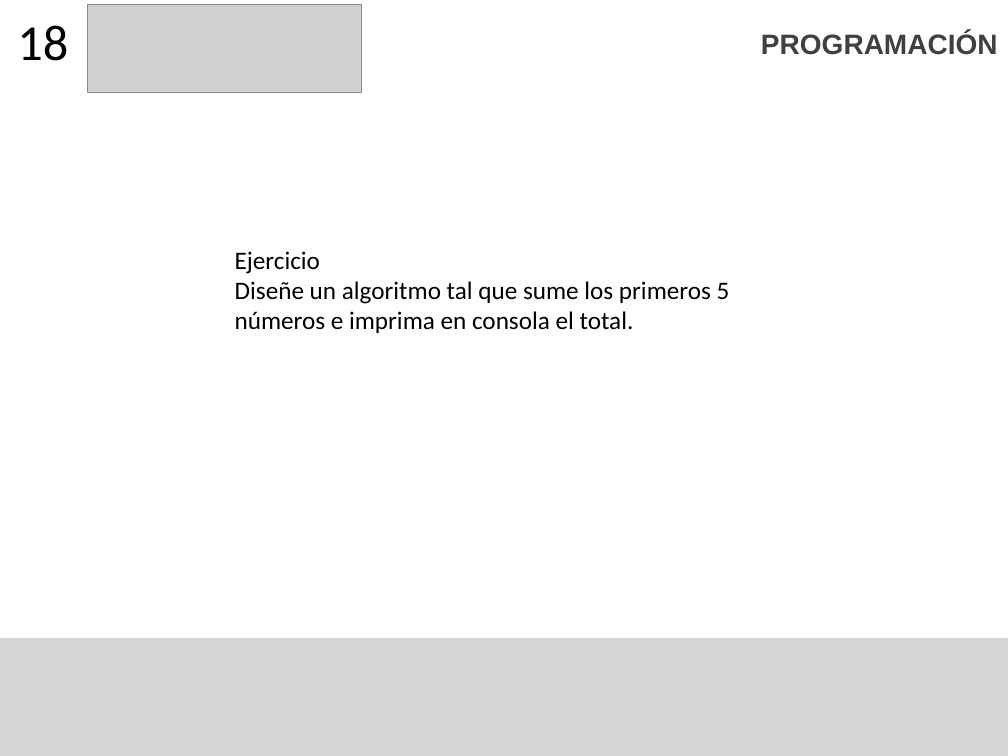
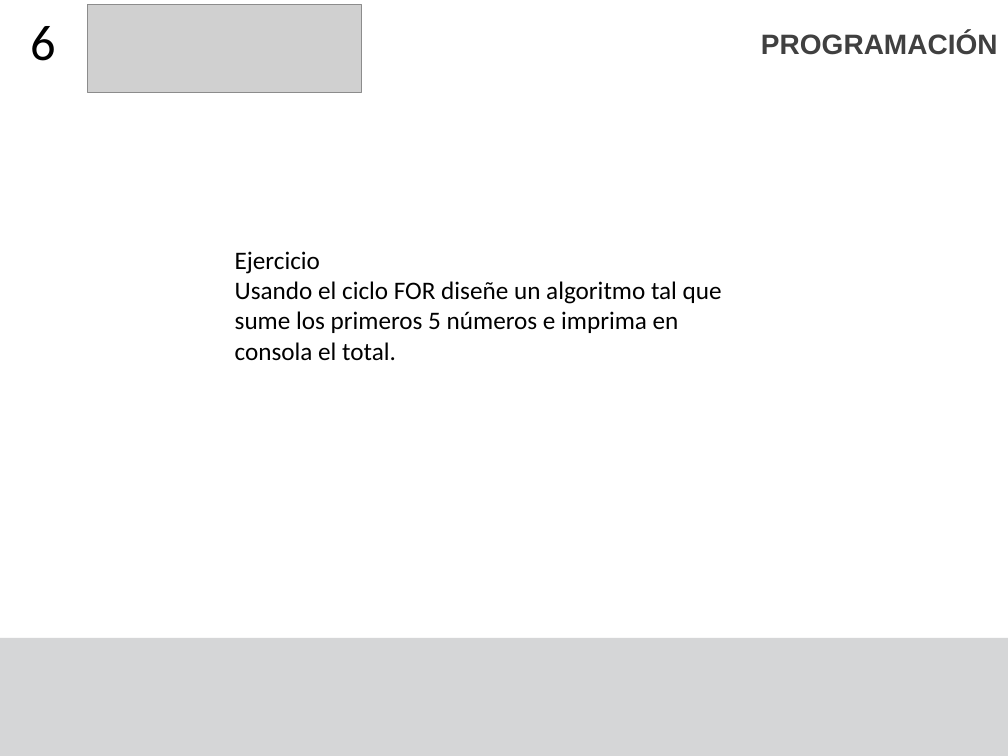
Before and after one commit to F4bian1012/Intro_Programacion, a slide deck: slide 6 of Sesion_5/Condicionales y ciclos.pptx (slide 21 before the commit). Drawn at 1008x756 pixels with LibreOffice and Linux fonts; fonts in the diff are those of the drawing; grey boxes stand for pictures. Boxes give left, top, right and bottom in pixels: in the first picture for what was removed or moved away, otherwise in the second. Text is boxed around its words. In the diff, an @@ line names an element or a change of style, - is before the commit and + after.

```diff
--- a/Sesion_5/Condicionales y ciclos.pptx
+++ b/Sesion_5/Condicionales y ciclos.pptx
@@ title at <box>30,26,56,61</box>: text changed @@
-18
+6
@@ text at <box>235,281,722,361</box>: text changed @@
-Diseñe un algoritmo tal que sume los primeros 5 números e imprima en consola el total.
+Usando el ciclo FOR diseñe un algoritmo tal que sume los primeros 5 números e imprima en consola el total.
```
Also in this commit, not shown: 6 other slides changed, 3 slides added, 20 slides removed, 1 other file.
